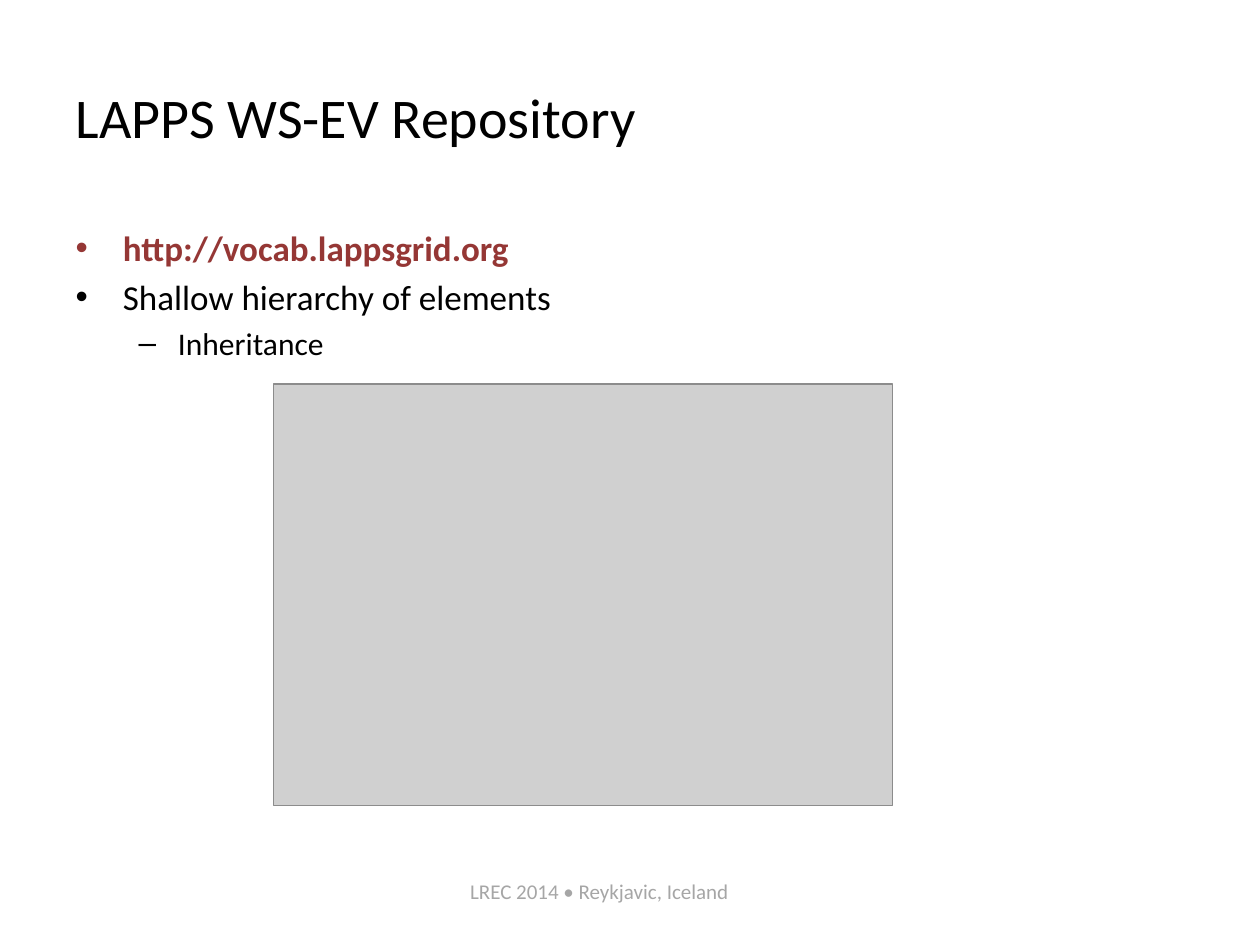
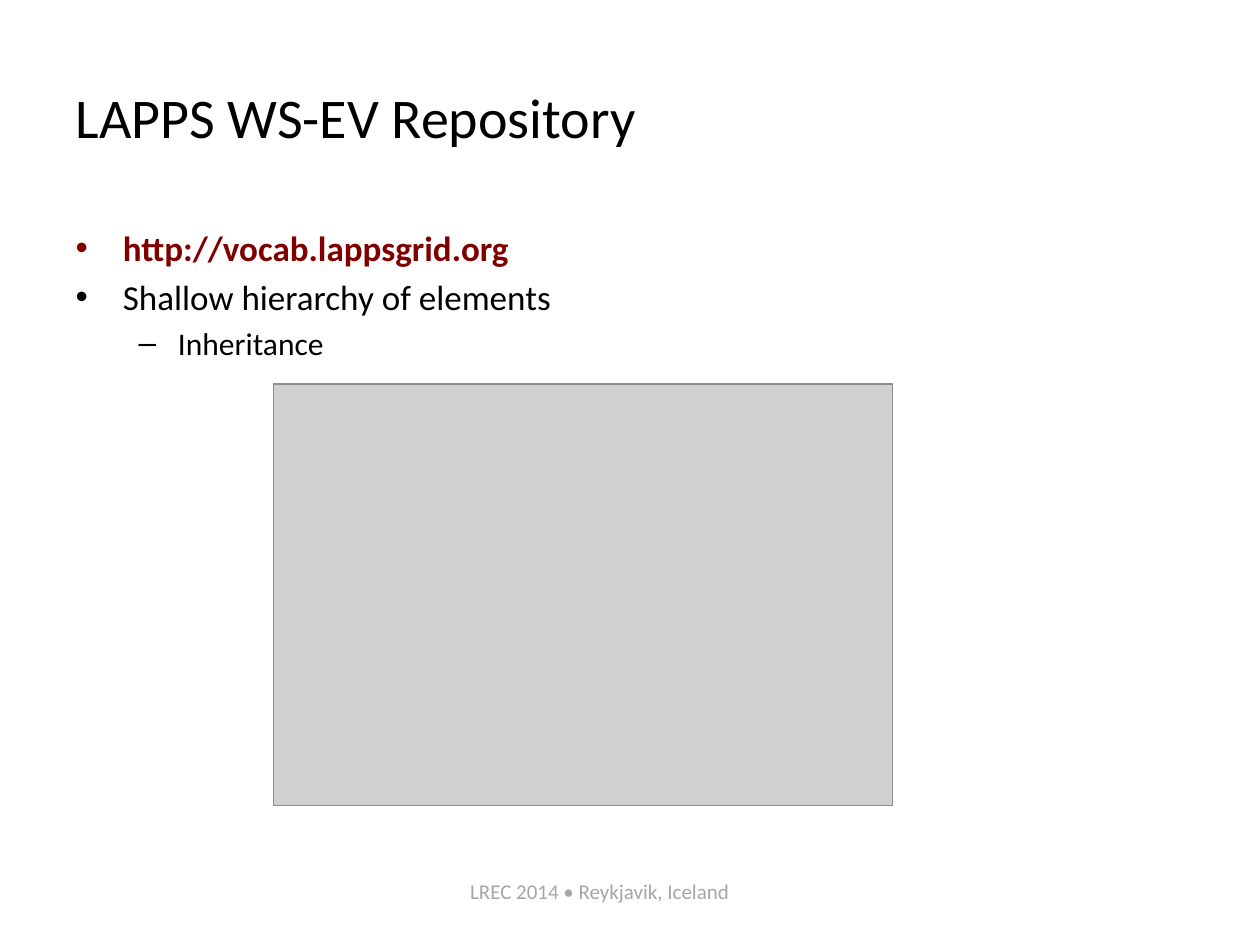
Before and after one commit to chunqishi/lrec2014_part2, a slide deck: slide 10 of lapps-tutorial-intro-lrec2014.pptx. Drawn at 1260x945 pixels with LibreOffice and Linux fonts; fonts in the diff are those of the drawing; grey boxes stand for pictures. Boxes give left, top, right and bottom in pixels: in the first picture for what was removed or moved away, otherwise in the second. Text is boxed around its words. In the diff, an @@ line names an element or a change of style, - is before the commit and + after.

```diff
--- a/lapps-tutorial-intro-lrec2014.pptx
+++ b/lapps-tutorial-intro-lrec2014.pptx
@@ text at (x1=123, y1=236, x2=509, y2=267): text colour #953735 to #800000 in "http://vocab.lappsgrid.org" @@
@@ text at (x1=470, y1=884, x2=728, y2=903): text changed @@
-LREC 2014 • Reykjavic, Iceland
+LREC 2014 • Reykjavik, Iceland
```
Also in this commit, not shown: 23 other slides changed, 2 slides added.
